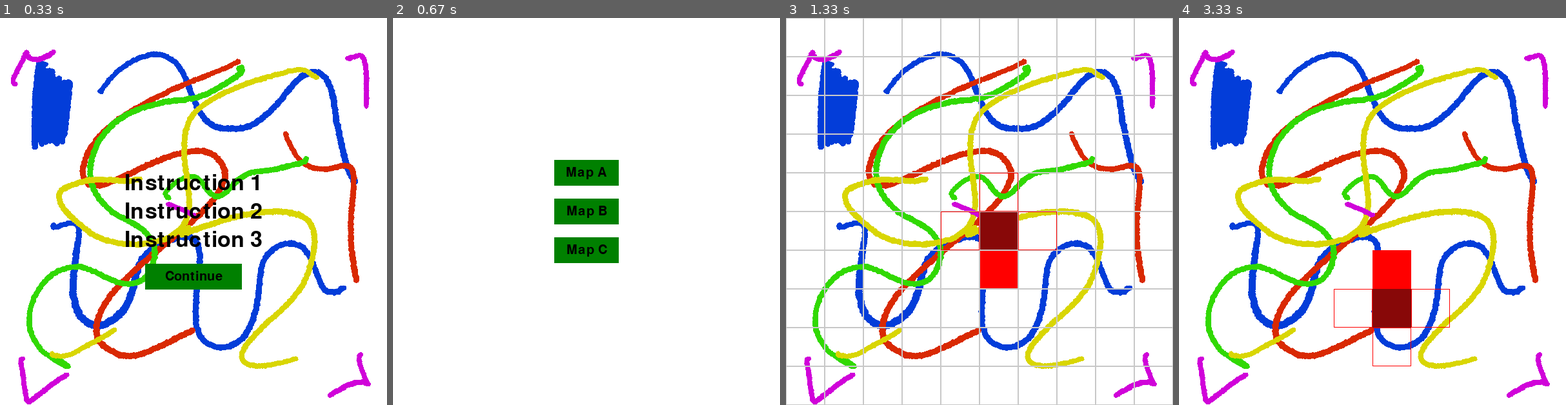
Above: before the commit, frames 1-4 (left to right).
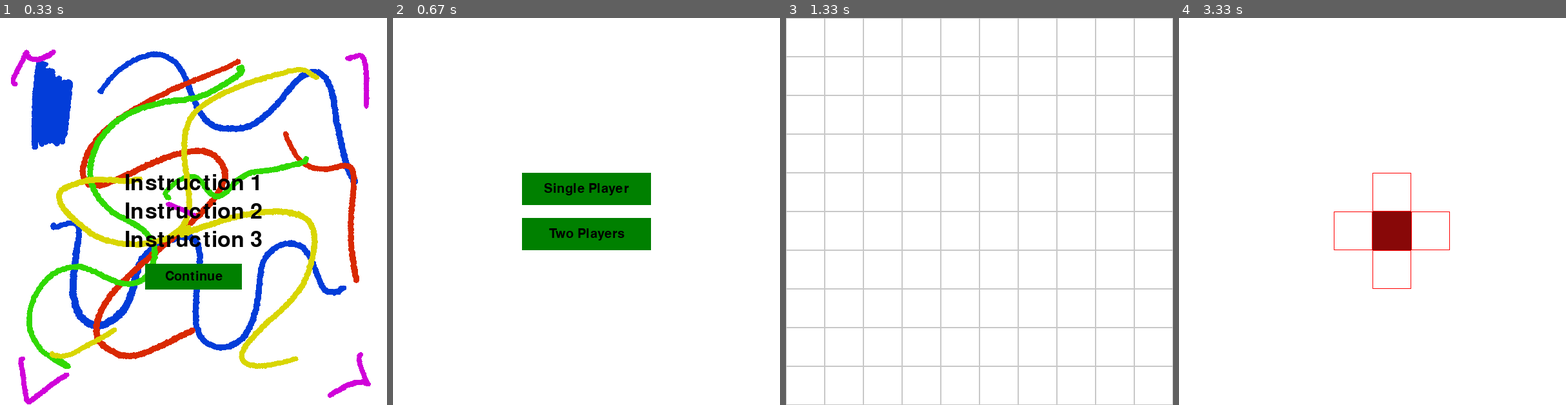
Above: after the commit, the same moments.

Repository: ubongjc/Pygame
Game: pygame game, started from main.py
Same seed, same stepped clock (60 frames per second), same inputs: the game is played once before the commit and once after it.
Inputs (mouse positions are in pixels of both pictures, inside the frame that each line leads up to):
- Up to frame 1 (0.33 s): no input
- Up to frame 2 (0.67 s): click "Continue" at 0.38 s
- Up to frame 3 (1.33 s): click (979, 188) at 0.72 s, where only the run after the commit has a clickable "Single Player"; click (979, 211) at 1.05 s, where only the run after the commit has a clickable "Map B"
- Up to frame 4 (3.33 s): click (1372, 234) at 1.38 s; tap Space at 1.67, 3.17 s; click (1411, 296) at 2.05 s

Frame 1 is identical in both runs. In frame 2, 5.7% of the frame differs, in the area x 33-67%, y 36-64%; in frame 3, 17%; in frame 4, 19%, in the area x 2-96%, y 8-100%.

Commit message:
minor logic changes

Diff:
--- a/game_mode_selection_screen.py
+++ b/game_mode_selection_screen.py
@@ -1,21 +1,27 @@
+import pygame
+
 import constants
+from constants import *
 from button import Button
 
 
 class GameModeSelectionScreen:
     def __init__(self):
-        self.modes = ["Single Player", "Two Players"]
+        self.game_modes = ["Single Player", "Two Players"]
         self.buttons = []
+        self.create_buttons()
 
+    def create_buttons(self):
         button_width = 200
-        button_height = 40
-        button_gap = 20
-        total_button_height = len(self.modes) * button_height + (len(self.modes) - 1) * button_gap
+        button_height = 50
+        button_y_spacing = 20
+        start_y = (SCREEN_SIZE - (
+                    button_height * len(self.game_modes) + button_y_spacing * (len(self.game_modes) - 1))) // 2
 
-        for i, mode_name in enumerate(self.modes):
-            button_x = (constants.SCREEN_SIZE - button_width) // 2  # Calculate the center x position
-            button_y = ((constants.SCREEN_SIZE - total_button_height) // 2) + (i * (button_height + button_gap))  # Calculate the center y position
-            button = Button(button_x, button_y, button_width, button_height, mode_name, (0, 128, 0), 30)
+        for index, mode in enumerate(self.game_modes):
+            button_x = (SCREEN_SIZE - button_width) // 2
+            button_y = start_y + index * (button_height + button_y_spacing)
+            button = Button(button_x, button_y, button_width, button_height, mode, (0, 128, 0), 30)
             self.buttons.append(button)
 
     def draw(self, surface):
@@ -26,5 +32,5 @@
     def check_click(self, x, y):
         for button in self.buttons:
             if button.is_clicked(x, y):
-                return button.text
-        return None
+                return True, self.game_modes[self.buttons.index(button)]
+        return False, None
--- a/grid.py
+++ b/grid.py
@@ -18,7 +18,8 @@
         if self.winner:
             self.display_result_text(surface)
         else:
-            surface.blit(self.scaled_background, (0, 0))
+            # surface.blit(self.scaled_background, (0, 0))
+            surface.fill(constants.WHITE)
             self.draw_grid_cells(surface, show_lines)
             self.update_player_position(current_path_index)
             self.update_computer_player_position(current_path_index)
--- a/main.py
+++ b/main.py
@@ -5,6 +5,7 @@
 
 from grid import Grid
 from map_selection_screen import MapSelectionScreen
+from game_mode_selection_screen import GameModeSelectionScreen
 from button import Button
 from players.user_player import UserPlayer
 from players.computer_player import ComputerPlayer
@@ -25,7 +26,7 @@
 def handle_instruction_button_click(show_instructions, instruction_button, x, y):
     if show_instructions and instruction_button.is_clicked(x, y):
         return False, True
-    return show_instructions, False
+    return True, False
 
 
 def handle_play_button_click(play_button, x, y, player, computer_player, play_mode, grid):
@@ -37,7 +38,15 @@
     return True, play_mode, -1, -1
 
 
-def handle_path_editing(x, y, play_mode, player, computer_player, grid):
+def handle_game_mode_selection(x, y, show_game_mode_selection, game_mode_selection_screen):
+    if show_game_mode_selection:
+        selected, selected_mode = game_mode_selection_screen.check_click(x, y)
+        if selected and selected_mode:
+            return False, True, False
+    return True, False, False
+
+
+def handle_path_editing(x, y, play_mode, player, grid):
     if not play_mode:
         cell_x, cell_y = x // constants.CELL_SIZE, y // constants.CELL_SIZE
         if len(player.path) < constants.MAX_MOVES and \
@@ -54,11 +63,10 @@
 
 def handle_map_selection(x, y, show_map_selection, map_selection_screen):
     if show_map_selection:
-        selected_map = map_selection_screen.check_click(x, y)
-        if selected_map:
-            show_map_selection = False
-            print("Selected map:", selected_map)
-    return show_map_selection
+        selected, selected_map = map_selection_screen.check_click(x, y)
+        if selected and selected_map:
+            return False, False
+    return True, False
 
 
 def handle_bullet_shoot(event, play_mode, play_index, player):
@@ -103,7 +111,7 @@
 def resize_screen(event, screen):
     if event.type == pygame.VIDEORESIZE:
         constants.SCREEN_SIZE = constants.GRID_SIZE * constants.CELL_SIZE
-        screen = pygame.display.set_mode((constants.SCREEN_SIZE, constants.SCREEN_SIZE), pygame.RESIZABLE)
+        screen = pygame.display.set_mode((constants.SCREEN_SIZE, constants.SCREEN_SIZE))
     return screen
 
 
@@ -205,16 +213,17 @@
 def main():
     # Calculate the appropriate cell size
     constants.SCREEN_SIZE = constants.GRID_SIZE * constants.CELL_SIZE
-    screen = pygame.display.set_mode((constants.SCREEN_SIZE, constants.SCREEN_SIZE), pygame.RESIZABLE)
+    screen = pygame.display.set_mode((constants.SCREEN_SIZE, constants.SCREEN_SIZE))
     pygame.display.set_caption("Pygame Grid Game")
     clock = pygame.time.Clock()
     bullet_update_event = pygame.USEREVENT + 1
     pygame.time.set_timer(bullet_update_event, 500)  # Set the interval to 500ms
     # Load player and computer player images
     player_image = "images/user_2.png"
-    computer_player_image = "images/user_2.png"
+    computer_player_image = "images/user_1.png"
     background_image = pygame.image.load("images/background.png")
     player = UserPlayer(player_image, -1, -1)
+    player2 = UserPlayer(player_image, -1, -1)
     computer_player = ComputerPlayer(computer_player_image, -1, -1)
     grid = Grid(constants.GRID_SIZE, player, computer_player)
     show_lines = True
@@ -231,6 +240,8 @@
     show_instructions = True
     instructions = ["Instruction 1", "Instruction 2", "Instruction 3"]
     instruction_button = None
+    show_game_mode_selection = False
+    game_mode_selection_screen = GameModeSelectionScreen()
 
     while True:
         for event in pygame.event.get():
@@ -243,12 +254,24 @@
             # Input handling
             if event.type == pygame.MOUSEBUTTONDOWN:
                 x, y = pygame.mouse.get_pos()
-                show_instructions, show_map_selection = \
-                    handle_instruction_button_click(show_instructions, instruction_button, x, y)
+
+                if show_instructions:
+                    show_instructions, show_game_mode_selection = \
+                        handle_instruction_button_click(show_instructions, instruction_button, x, y)
+
                 show_lines, play_mode, play_index, play_timer = \
                     handle_play_button_click(play_button, x, y, player, computer_player, play_mode, grid)
-                handle_path_editing(x, y, play_mode, player, computer_player, grid)
-                show_map_selection = handle_map_selection(x, y, show_map_selection, map_selection_screen)
+
+                if not show_instructions and not show_game_mode_selection and not show_map_selection:
+                    handle_path_editing(x, y, play_mode, player, grid)
+
+                if show_instructions is False and show_game_mode_selection:
+                    show_game_mode_selection, show_map_selection, show_instructions = \
+                        handle_game_mode_selection(x, y, show_game_mode_selection, game_mode_selection_screen)
+
+                if show_game_mode_selection is False and show_map_selection:
+                    show_map_selection, show_game_mode_selection = \
+                        handle_map_selection(x, y, show_map_selection, map_selection_screen)
 
             handle_bullet_shoot(event, play_mode, play_index, player)
             handle_computer_shoot(event, play_mode, play_index, computer_player, player, shoot_event)
@@ -263,6 +286,8 @@
         # Update the screen
         if show_instructions:
             instruction_button = display_scaled_background_and_button(screen, background_image, instructions)
+        elif show_game_mode_selection:
+            game_mode_selection_screen.draw(screen)
         elif show_map_selection:
             map_selection_screen.draw(screen)
         elif play_mode:
--- a/map_selection_screen.py
+++ b/map_selection_screen.py
@@ -26,5 +26,5 @@
     def check_click(self, x, y):
         for button in self.buttons:
             if button.is_clicked(x, y):
-                return button.text
-        return None
+                return True, button.text
+        return False, None
Binary file removed: images/user_0.png
Binary file changed: images/user_1.png
Binary file removed: images/user_2.JPG
Binary file changed: images/user_2.png
Binary file removed: images/user_3.png
